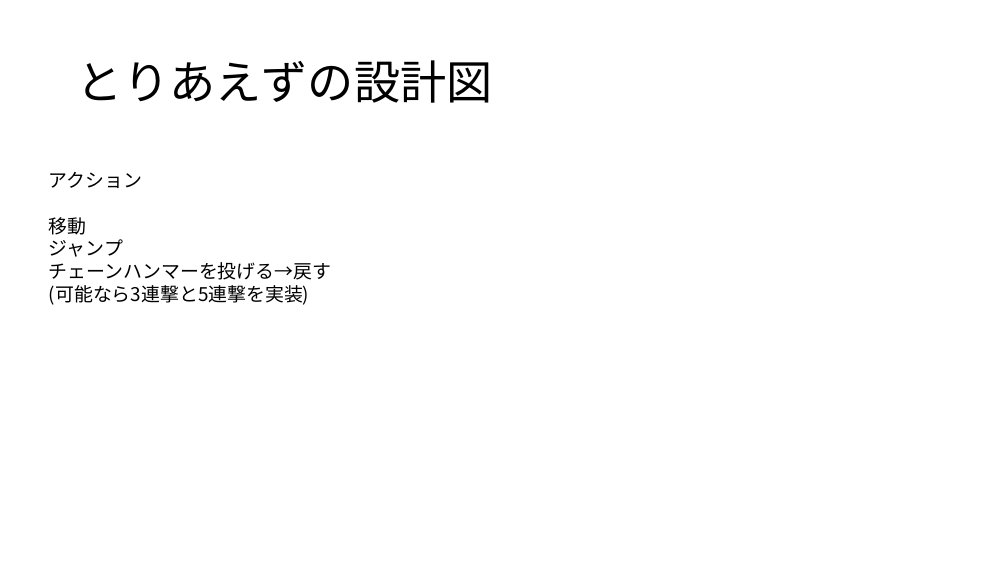
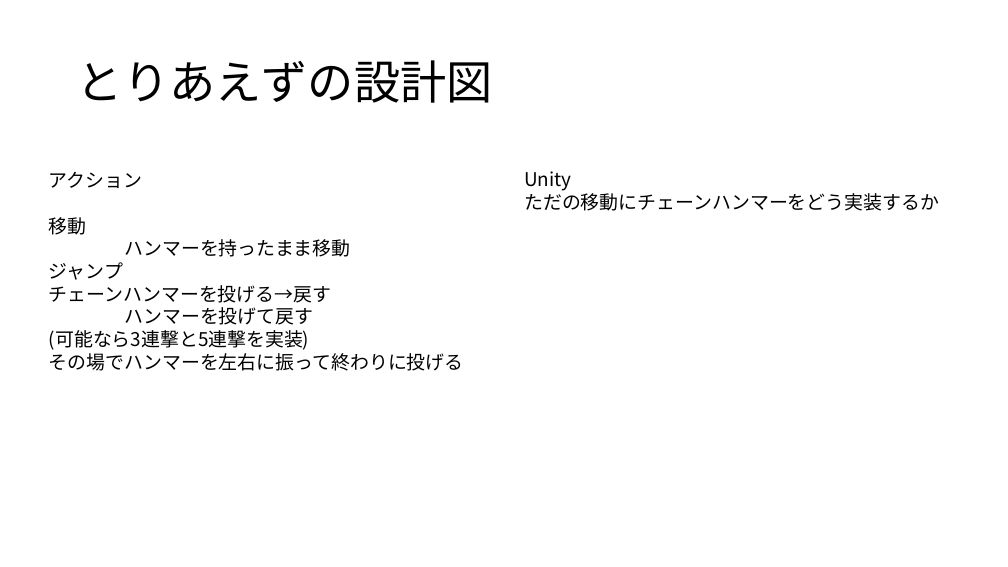
Before and after one commit to NottyAce/ChainHummer, a slide deck: slide 1 of チェーンハンマー基本プレイ.pptx. Drawn at 1008x567 pixels with LibreOffice and Linux fonts; fonts in the diff are those of the drawing. Boxes give left, top, right and bottom in pixels: in the first picture for what was removed or moved away, otherwise in the second. Text is boxed around its words. In the diff, an @@ line names an element or a change of style, - is before the commit and + after.

Commit message:
Unity向け仕様書の変更
仕様書をちょっと追記

```diff
--- a/チェーンハンマー基本プレイ.pptx
+++ b/チェーンハンマー基本プレイ.pptx
@@ text added at (524, 171, 939, 211), 18 pt, text #000000 @@
+Unity
+ただの移動にチェーンハンマーをどう実装するか
@@ text at (124, 239, 350, 257): paragraph added @@
+ハンマーを持ったまま移動
@@ text at (124, 307, 313, 325): paragraph added @@
+ハンマーを投げて戻す
@@ text at (49, 349, 464, 371): paragraph added @@
+その場でハンマーを左右に振って終わりに投げる
```
